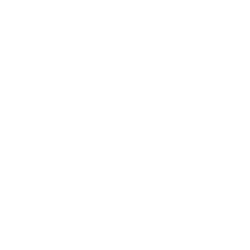
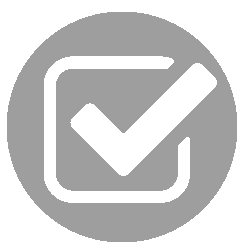
The second 250×250 image is a revision of the first. Changes to its layers:
added group "unrasterized" with 2 layers above "up buttons" over left=7, top=12, right=237, bottom=242
added group "down buttons" with 4 layers over left=7, top=12, right=237, bottom=242
showed "off_down", moved it into group "down buttons" over left=7, top=12, right=237, bottom=242
